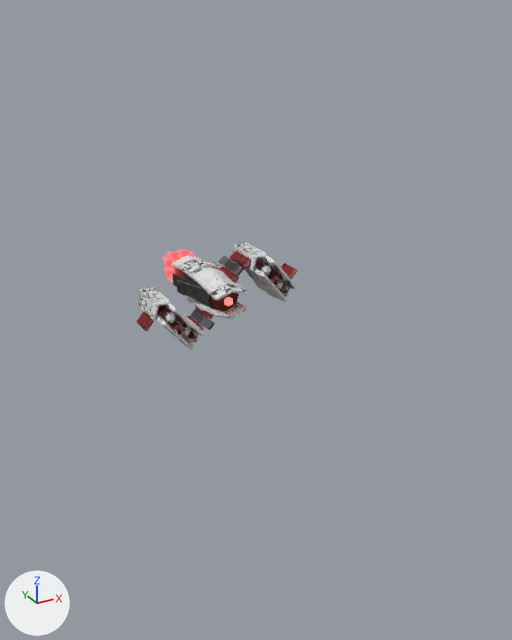
Before and after pictures for a commit that changed the glTF model gfx/ship3d/Zalek_Bomber_Drone/zalek_drone_bomber.gltf.
Rendered twice from a 50 mm lens placed at (-14.7, -32.3, 13.5), pointed at (2.0, -1.8, -1.8). Arrows for +X, +Y and +Z are at lower left; the lights stay in place. Where no turn or scale is listed for an object, it has been applied to the vertices.

Objects in the first picture: 'base_glow', 'glow_torus'.
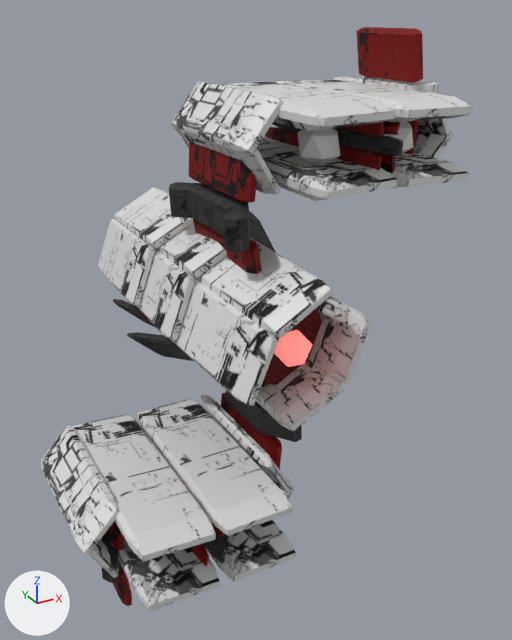
Pixel boxes (x1, y1, x2, y2) of what changed, in the pictures (512 x 640 px):
'base_glow', reshaped (169% wider, 442% taller)
    before: (137, 243, 297, 350)
    after: (40, 27, 472, 611)
'glow_torus', deleted
    before: (165, 250, 195, 277)

Edits to the bpy script that builds the scene:
```text
Add img_zalek_drone_bomberglo:
    img_zalek_drone_bomberglo = load_image('zalek_drone_bomberGLO', 'zalek_drone_bomberGLO.png', 1024, 1024, 'sRGB')
Add mat_base:
    mat_base = bpy.data.materials.new('base')
    # uses the picture img_zalek_drone_bomber
    # uses the picture img_zalek_drone_bomberglo
Add me_base:
    me_base = me_base.copy(); me_base.name = 'base'
Change ob_base_glow:
    ob_base_glow: bpy.data.objects.new('base_glow', me_base_001) -> bpy.data.objects.new('base_glow', me_base)
Remove ob_glow_torus:
    ob_glow_torus = bpy.data.objects.new('glow_torus', me_glow_torus)
    ob_glow_torus.location = (0.0, 3.28, 0.0)
```
